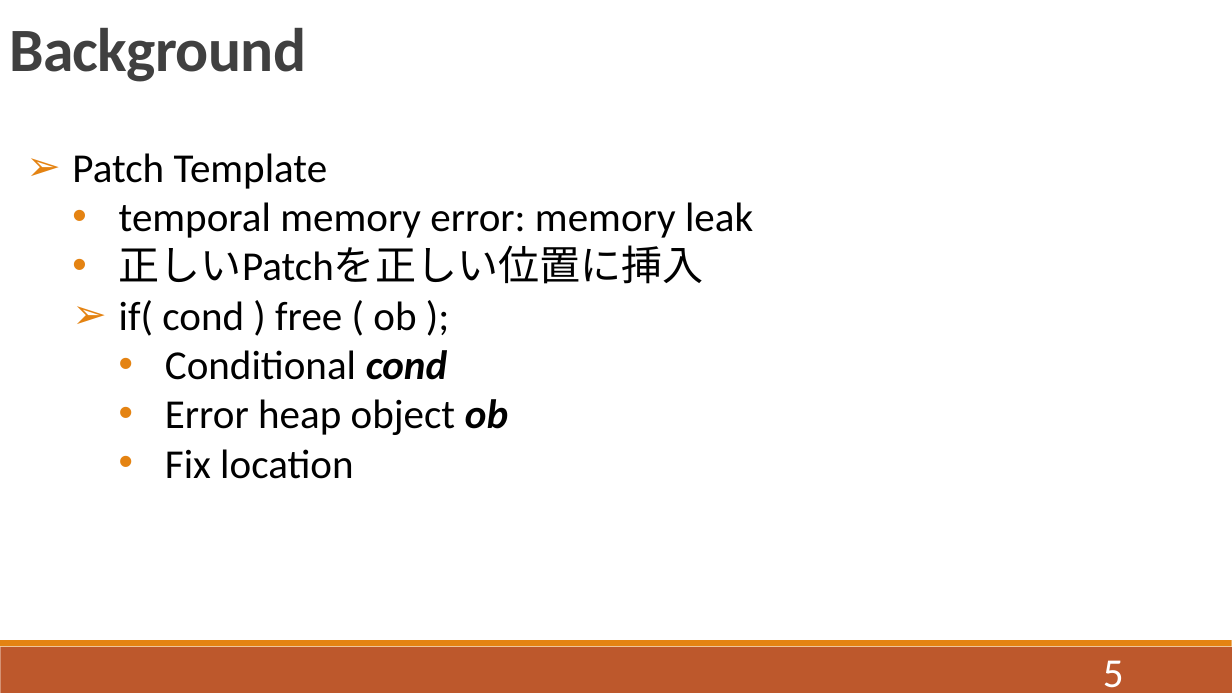
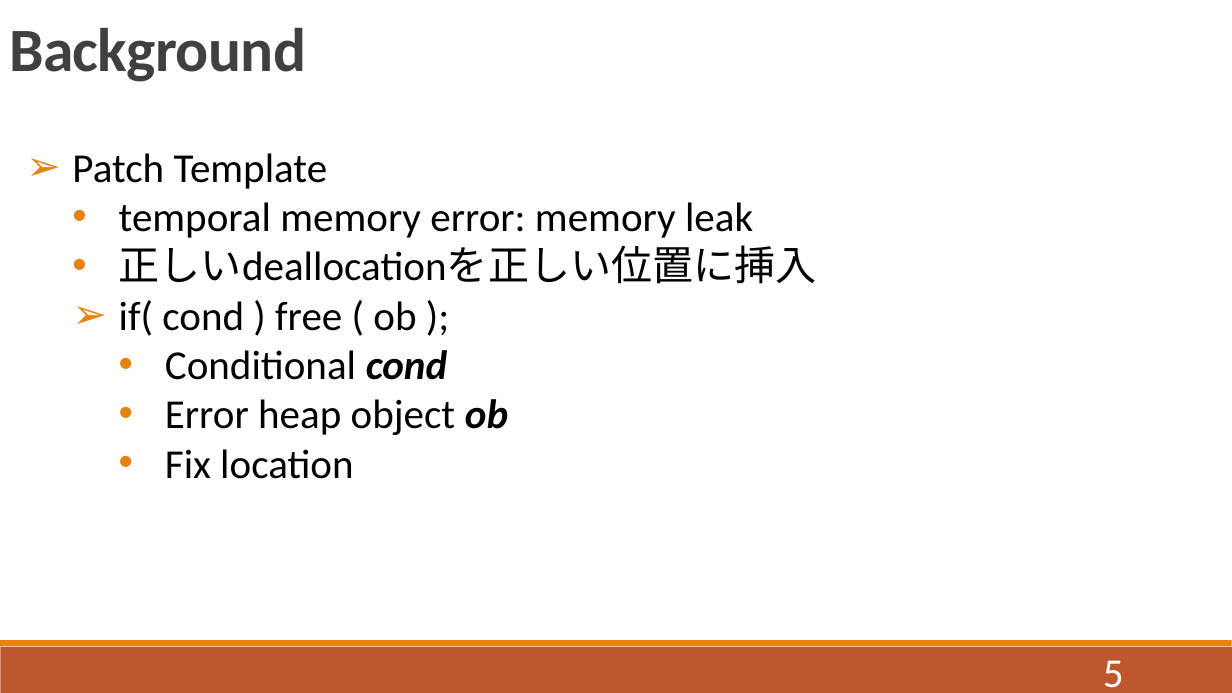
Before and after one commit to QIANZECHANG/MyResearch, a slide deck: slide 5 of 修論/修論発表.pptx. Drawn at 1232x693 pixels with LibreOffice and Linux fonts; fonts in the diff are those of the drawing. Boxes give left, top, right and bottom in pixels: in the first picture for what was removed or moved away, otherwise in the second. Text is boxed around its words. In the diff, an @@ line names an element or a change of style, - is before the commit and + after.

```diff
--- a/修論/修論発表.pptx
+++ b/修論/修論発表.pptx
@@ text at bbox=[119, 245, 817, 284]: text changed @@
-  • 正しいPatchを正しい位置に挿入
+  • 正しいdeallocationを正しい位置に挿入
```
Also in this commit, not shown: 4 other slides changed, 14 slides added, 6 slides removed, 55 other files.
